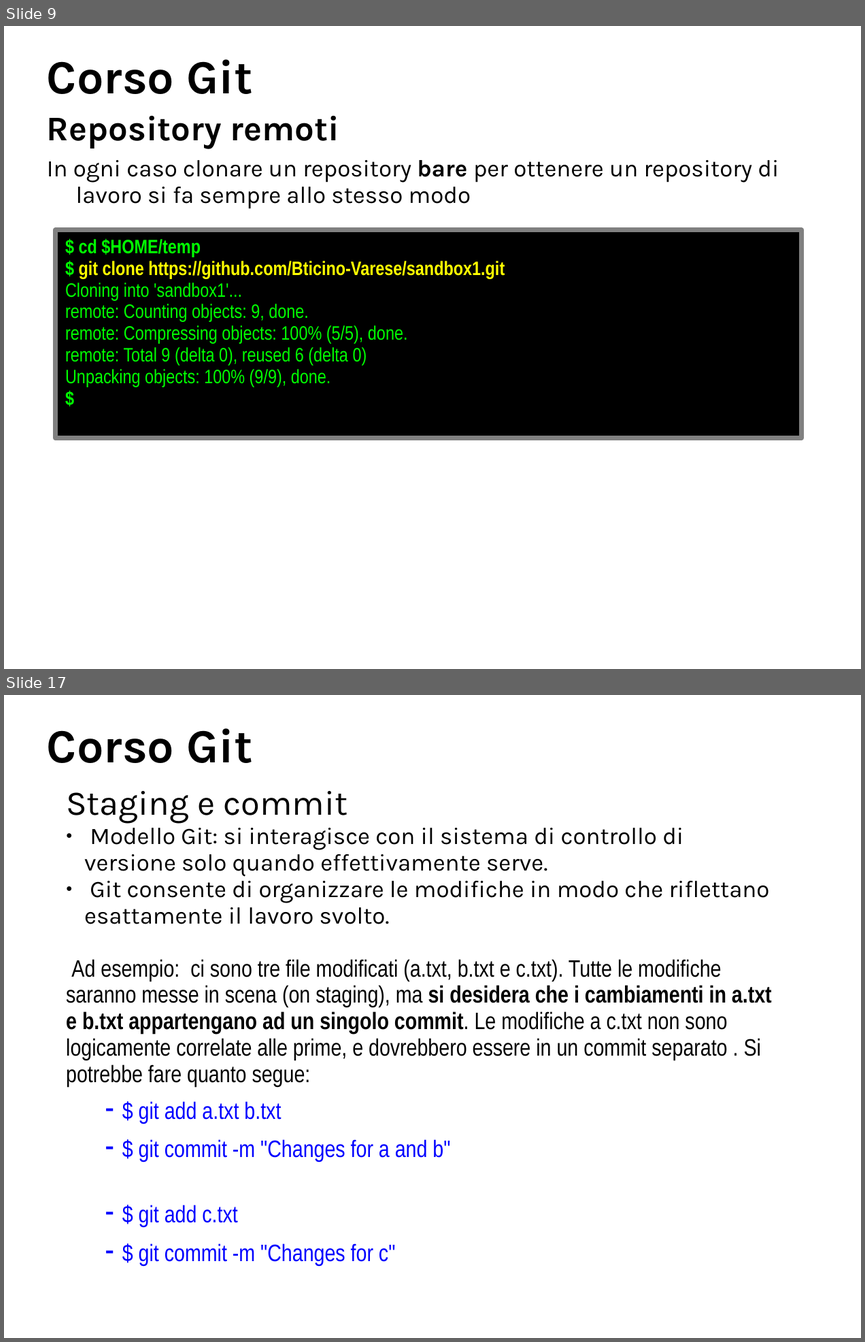
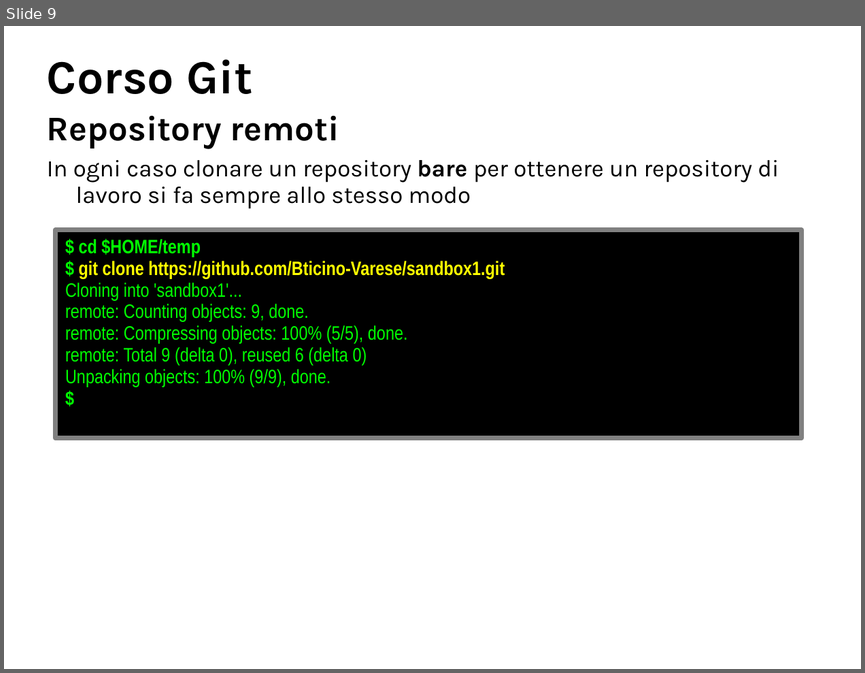
Before and after one commit to BticinoDeployer/corsogit, a slide deck: corsoGit-remoteRepo.odp. Shown one above the other, each under a label of ours: slides 9 and 17 before the commit, slide 9 after it; the slides between them are not shown. The pictures are 865x1342 and 865x673 pixels, drawn with LibreOffice and Linux fonts; fonts in the diff are those of the drawing; background and template pictures are left out. Boxes give left, top, right and bottom in pixels: in the first picture for what was removed or moved away, otherwise in the second. Text is boxed around its words. In the diff, an @@ line names an element or a change of style, - is before the commit and + after.

Commit message:
Modificate presentazioni corso e compendio

```diff
--- a/corsoGit-remoteRepo.odp
+++ b/corsoGit-remoteRepo.odp
@@ slide 17 removed at (4, 695, 861, 1338), background #FFFFFF @@
@@ title removed at (47, 728, 253, 763) @@
-Corso Git
@@ text removed at (66, 791, 772, 1265) @@
-Staging e commit
-● Modello Git: si interagisce con il sistema di controllo di versione solo quando effettivamente serve.
-● Git consente di organizzare le modifiche in modo che riflettano esattamente il lavoro svolto.
-Ad esempio: ci sono tre file modificati (a.txt, b.txt e c.txt). Tutte le modifiche saranno messe in scena (on staging), ma si desidera che i cambiamenti in a.txt e b.txt appartengano ad un singolo commit. Le modifiche a c.txt non sono logicamente correlate alle prime, e dovrebbero essere in un commit separato . Si potrebbe fare quanto segue:
-- $ git add a.txt b.txt
-- $ git commit -m "Changes for a and b"
-- $ git add c.txt
-- $ git commit -m "Changes for c"
```
Also in this commit, not shown: 2 slides changed, 9 slides added, 41 other slides removed, 4 other files.
